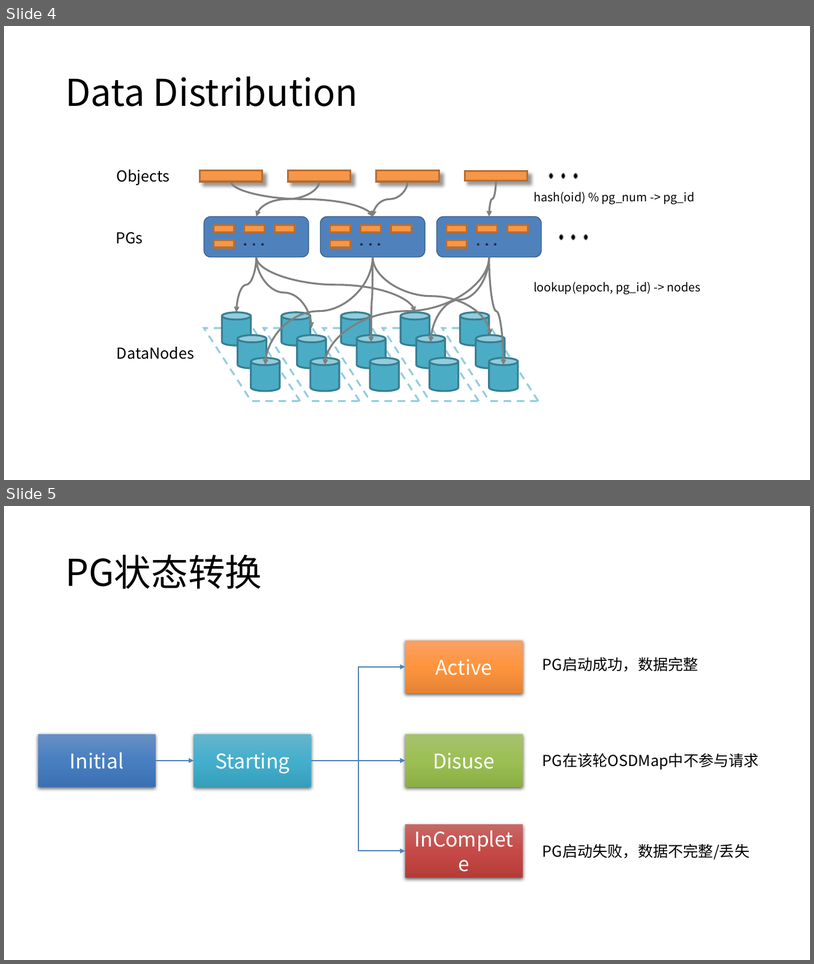
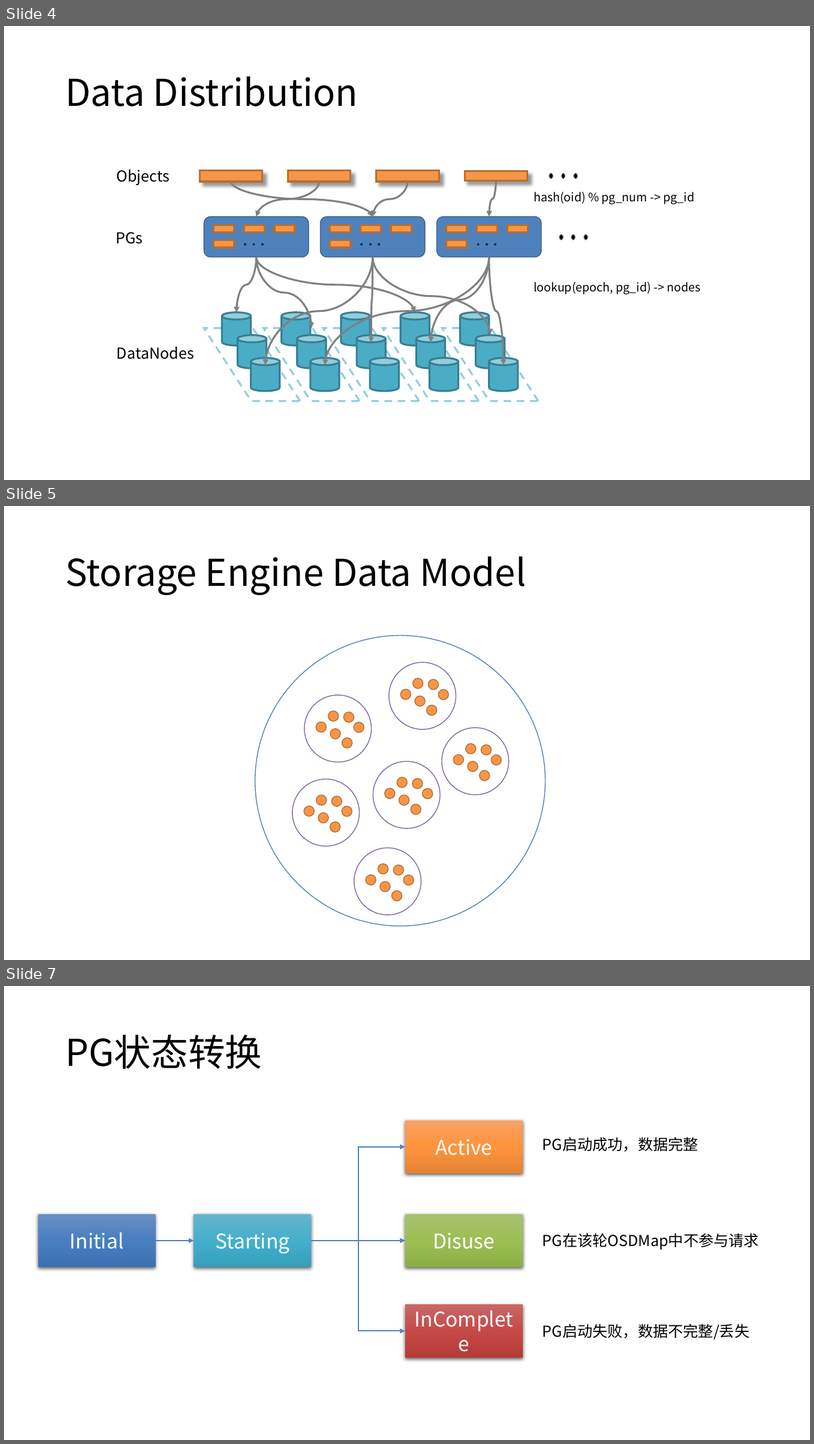
Before and after one commit to coolceph/CephInC, a slide deck: doc/SystemDesignV2/10.pic.pptx. Shown one above the other, each under a label of ours: slides 4 and 5 before the commit, slides 4, 5 and 7 after it; the slides between them are not shown. The pictures are 814x964 and 814x1444 pixels, drawn with LibreOffice and Linux fonts; fonts in the diff are those of the drawing. Boxes give left, top, right and bottom in pixels: in the first picture for what was removed or moved away, otherwise in the second. Text is boxed around its words. In the diff, an @@ line names an element or a change of style, - is before the commit and + after.

Commit message:
Update System Design V2 - Storage Engine
We found PG doesn't work with MultiPAXOS, we should abondon the PG
concept.

System Desgin V2 is failed.

```diff
--- a/doc/SystemDesignV2/10.pic.pptx
+++ b/doc/SystemDesignV2/10.pic.pptx
@@ slide 5 added at bbox=[4, 506, 810, 960], background #FFFFFF @@
@@ title added at bbox=[65, 556, 526, 595], 44 pt, text #000000 @@
+Storage Engine Data Model
@@ ellipse added at bbox=[255, 636, 545, 926], fill #FFFFFF, outline #4F81BD 1 pt @@
@@ group added at bbox=[389, 662, 456, 729]: 7 ellipses @@
@@ group added at bbox=[305, 695, 372, 762]: 7 ellipses @@
@@ group added at bbox=[442, 727, 509, 795]: 7 ellipses @@
@@ group added at bbox=[374, 761, 441, 828]: 7 ellipses @@
@@ group added at bbox=[293, 779, 360, 846]: 7 ellipses @@
@@ group added at bbox=[354, 848, 422, 915]: 7 ellipses @@
@@ what was slide 5 is now slide 7 @@
```
Also in this commit, not shown: 1 slide changed, 1 other slide added, 6 other files.
